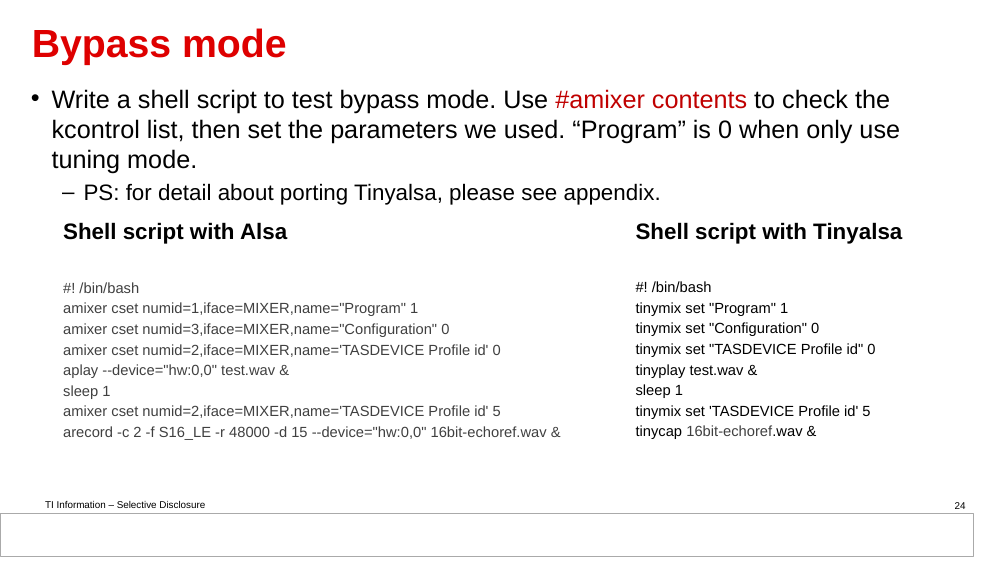
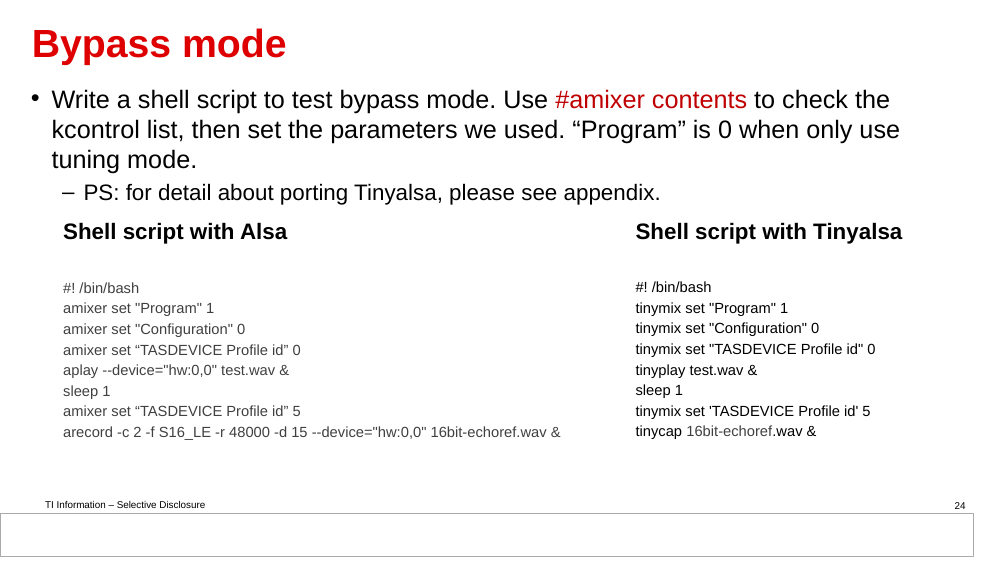
Before and after one commit to DynamicDevices/tas2781-linux-driver, a slide deck: slide 24 of doc/Guideline for tas2781 Linux driver based on BBB.pptx. Drawn at 1008x567 pixels with LibreOffice and Linux fonts; fonts in the diff are those of the drawing; background and template pictures are left out. Boxes give left, top, right and bottom in pixels: in the first picture for what was removed or moved away, otherwise in the second. Text is boxed around its words. In the diff, an @@ line names an element or a change of style, - is before the commit and + after.

```diff
--- a/doc/Guideline for tas2781 Linux driver based on BBB.pptx
+++ b/doc/Guideline for tas2781 Linux driver based on BBB.pptx
@@ text at [63, 302, 301, 355]: text changed @@
-  amixer cset numid=1,iface=MIXER,name="Program" 1
-  amixer cset numid=3,iface=MIXER,name="Configuration" 0
-  amixer cset numid=2,iface=MIXER,name='TASDEVICE Profile id' 0
+  amixer set "Program" 1
+  amixer set "Configuration" 0
+  amixer set “TASDEVICE Profile id” 0
@@ text at [63, 405, 301, 416]: text changed @@
-  amixer cset numid=2,iface=MIXER,name='TASDEVICE Profile id' 5
+  amixer set “TASDEVICE Profile id” 5
```
Also in this commit, not shown: 5 other slides changed, 1 other file.
